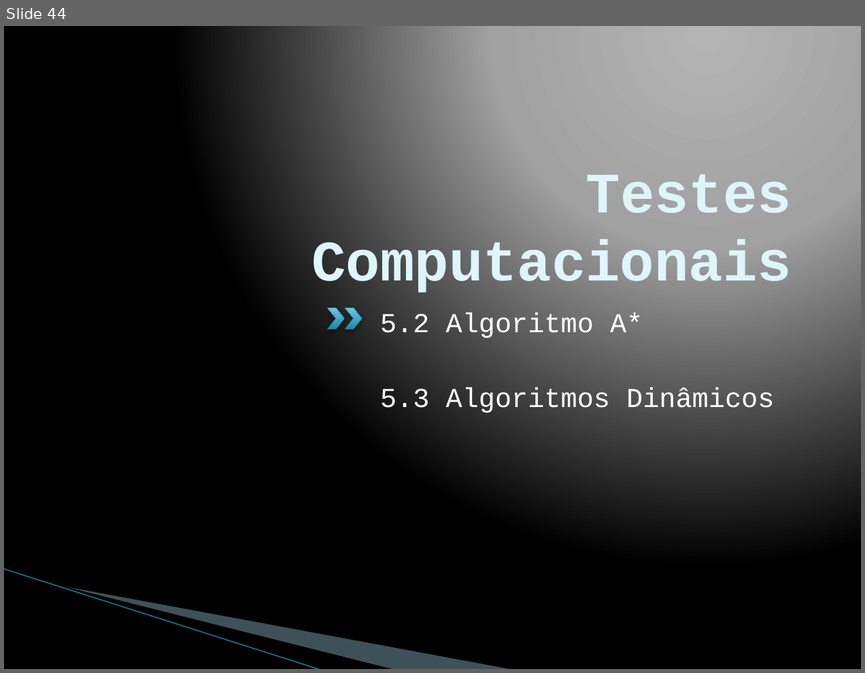
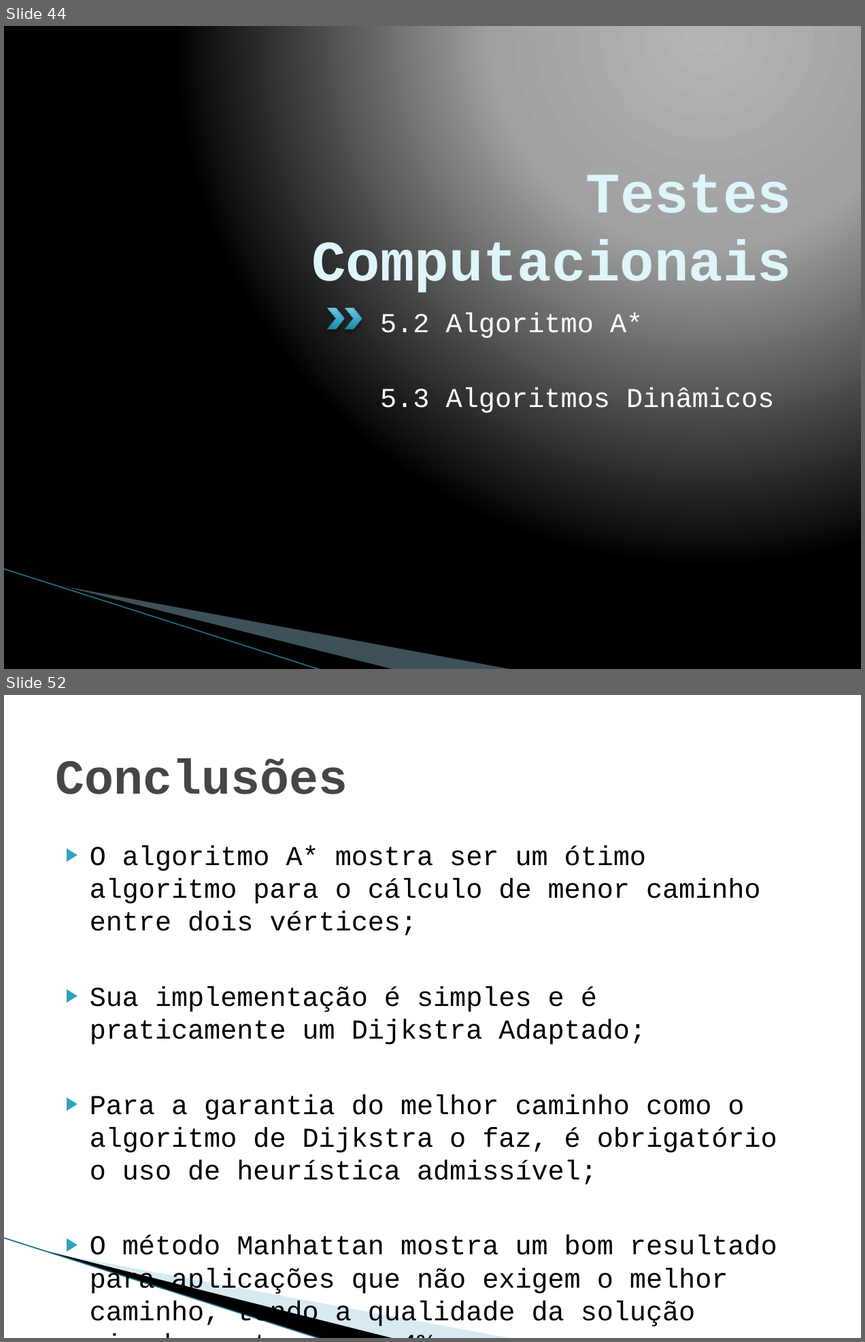
Before and after one commit to pedrohbh/PG-Dissertacao, a slide deck: Academia/Apresentação PG/Apresentação PG.pptx. Shown one above the other, each under a label of ours: slide 44 before the commit, slides 44 and 52 after it; the slides between them are not shown. The pictures are 865x673 and 865x1342 pixels, drawn with LibreOffice and Linux fonts; fonts in the diff are those of the drawing; background and template pictures are left out. Boxes give left, top, right and bottom in pixels: in the first picture for what was removed or moved away, otherwise in the second. Text is boxed around its words. In the diff, an @@ line names an element or a change of style, - is before the commit and + after.

```diff
--- a/Academia/Apresentação PG/Apresentação PG.pptx
+++ b/Academia/Apresentação PG/Apresentação PG.pptx
@@ slide 52 added at (4, 695, 861, 1338), background #FFFFFF; not listed: 3 template elements that a slide beside it also shows @@
@@ title added at (55, 759, 347, 794), 41 pt, text #464646, bold @@
+Conclusões
@@ text added at (90, 845, 777, 1328), 22.9 pt, text #000000 @@
+▶ O algoritmo A* mostra ser um ótimo algoritmo para o cálculo de menor caminho entre dois vértices;
+▶ Sua implementação é simples e é praticamente um Dijkstra Adaptado;
+▶ Para a garantia do melhor caminho como o algoritmo de Dijkstra o faz, é obrigatório o uso de heurística admissível;
+▶ O método Manhattan mostra um bom resultado para aplicações que não exigem o melhor caminho, tendo a qualidade da solução girado em torno de 4%.
```
Also in this commit, not shown: 7 other slides added, 6 other files.
